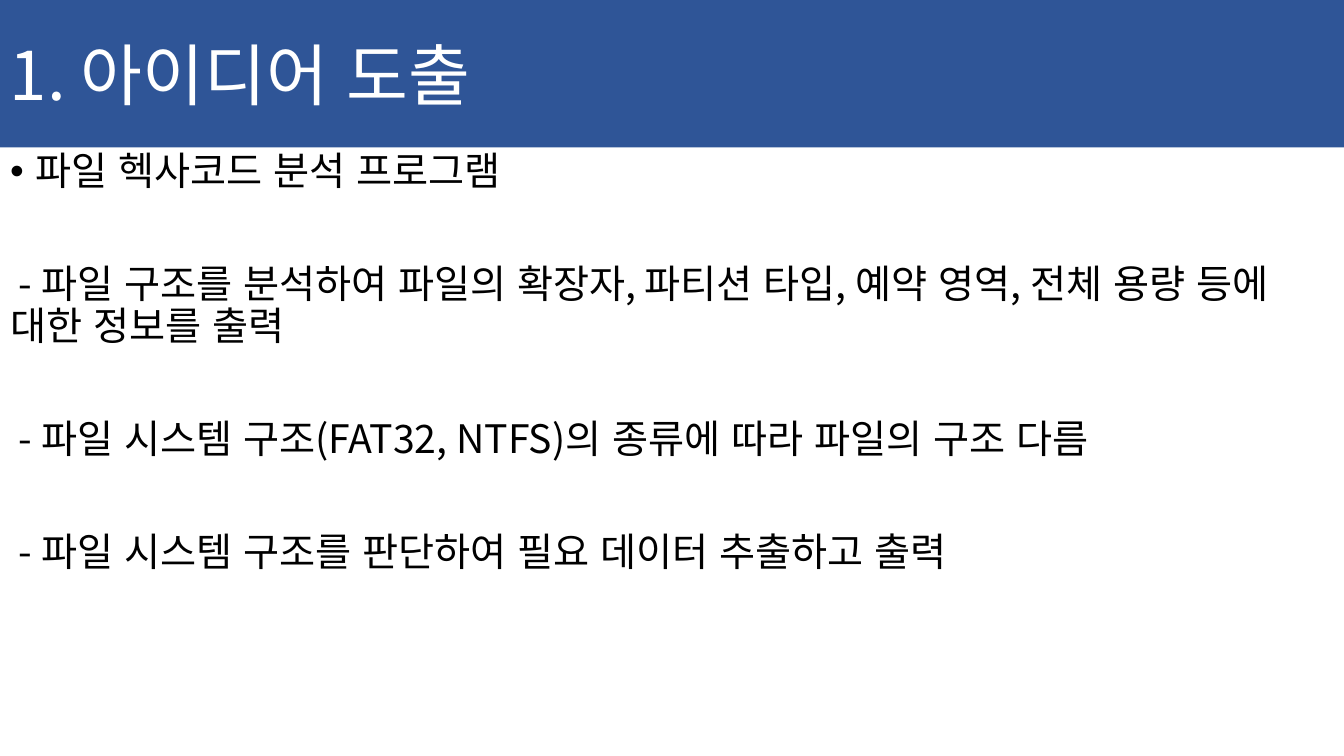
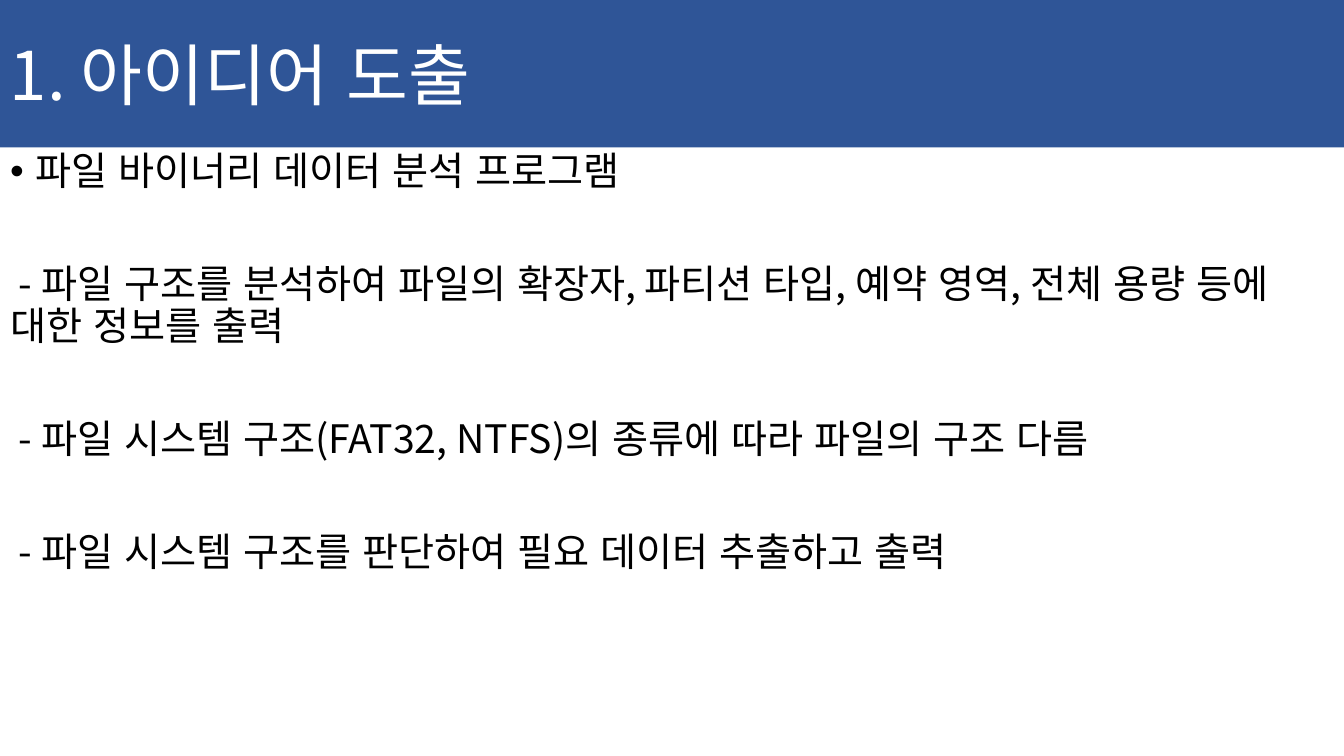
Before and after one commit to ChaeSung-Lee/DJ_InternShip, a slide deck: slide 5 of 2021_Summer/jp.hong/Project_BnD_jph.pptx. Drawn at 1344x756 pixels with LibreOffice and Linux fonts; fonts in the diff are those of the drawing. Boxes give left, top, right and bottom in pixels: in the first picture for what was removed or moved away, otherwise in the second. Text is boxed around its words. In the diff, an @@ line names an element or a change of style, - is before the commit and + after.

```diff
--- a/2021_Summer/jp.hong/Project_BnD_jph.pptx
+++ b/2021_Summer/jp.hong/Project_BnD_jph.pptx
@@ text at [35,145,619,188]: text changed @@
-• 파일 헥사코드 분석 프로그램
+• 파일 바이너리 데이터 분석 프로그램
```
Also in this commit, not shown: 1 other slide changed.
